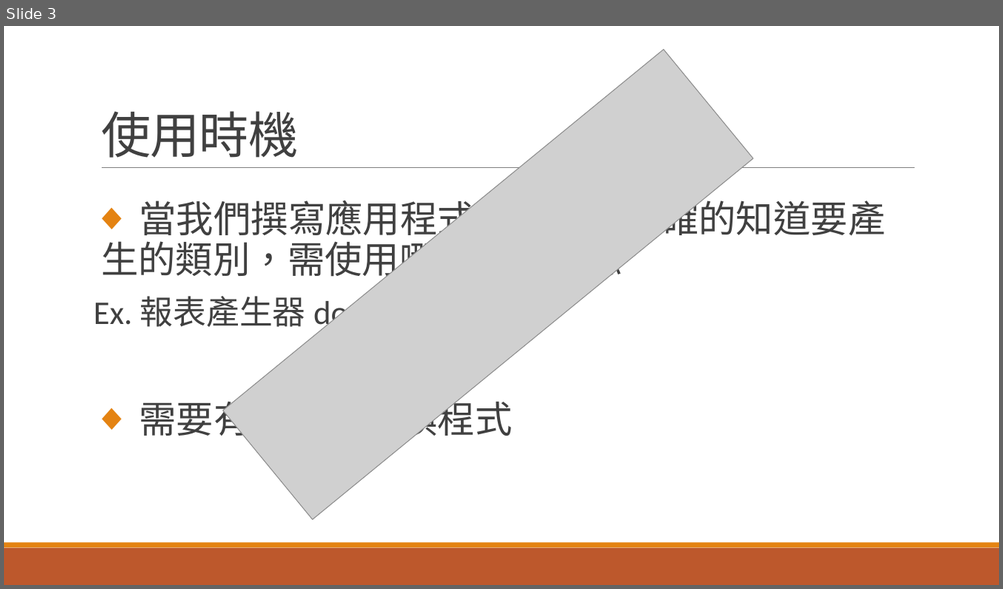
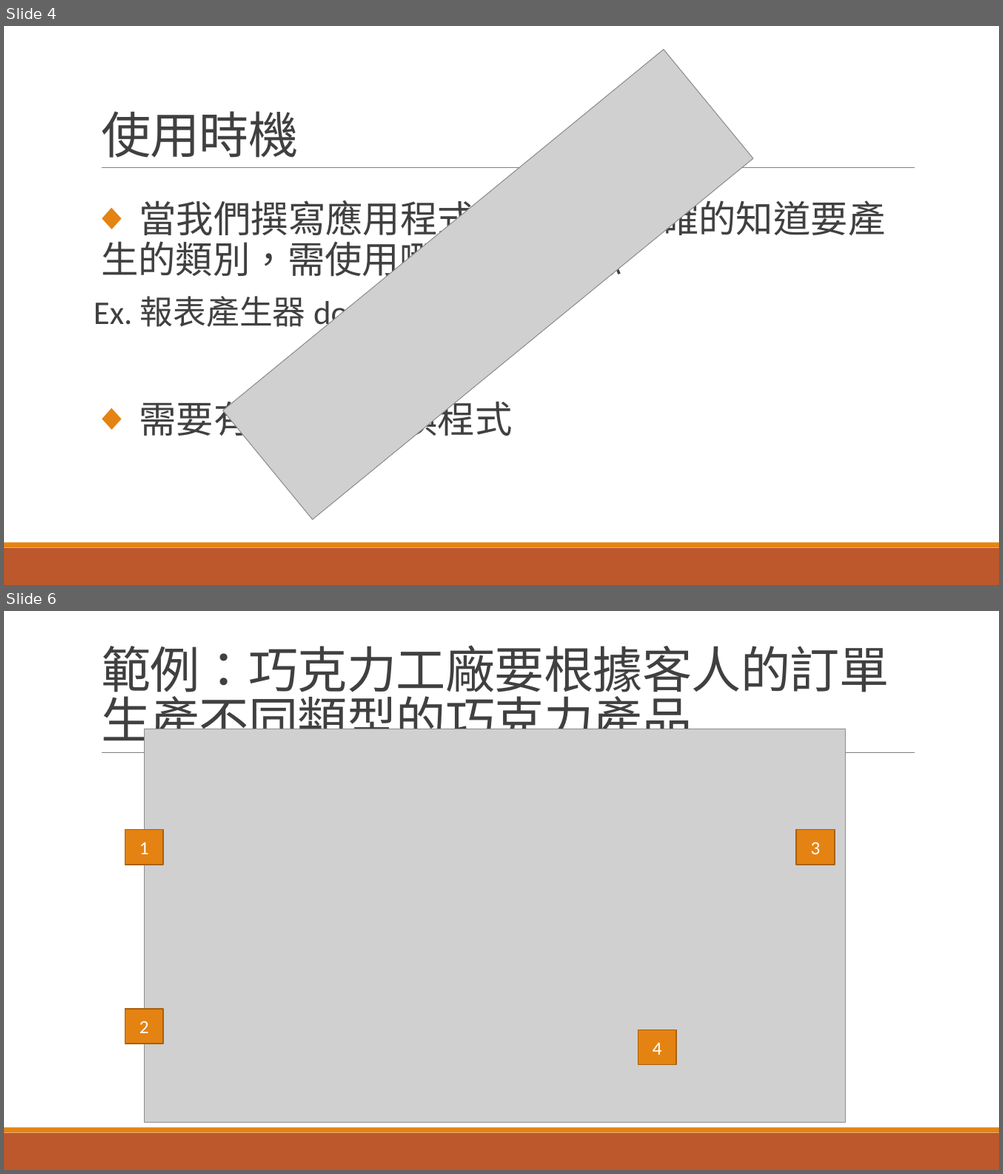
Before and after one commit to NCNU-OpenSource/1041-SE-Team2, a slide deck: factorypattern.pptx. Shown one above the other, each under a label of ours: slide 3 before the commit, slides 4 and 6 after it; the slides between them are not shown. The pictures are 1003x589 and 1003x1174 pixels, drawn with LibreOffice and Linux fonts; fonts in the diff are those of the drawing; grey boxes stand for pictures. Boxes give left, top, right and bottom in pixels: in the first picture for what was removed or moved away, otherwise in the second. Text is boxed around its words. In the diff, an @@ line names an element or a change of style, - is before the commit and + after.

```diff
--- a/factorypattern.pptx
+++ b/factorypattern.pptx
@@ slide 6 added at box(4, 611, 999, 1170), background #FFFFFF; not listed: 3 template elements that a slide beside it also shows @@
@@ title added at box(101, 645, 888, 751), 48 pt, text #404040 @@
+範例：巧克力工廠要根據客人的訂單生產不同類型的巧克力產品
@@ picture added at box(145, 729, 845, 1123) @@
@@ rectangle added at box(125, 829, 163, 865), fill #E48312, outline #A9610D 1.25 pt, 18 pt, text #FFFFFF @@
+1
@@ rectangle added at box(797, 829, 834, 865), fill #E48312, outline #A9610D 1.25 pt, 18 pt, text #FFFFFF @@
+3
@@ rectangle added at box(125, 1009, 163, 1045), fill #E48312, outline #A9610D 1.25 pt, 18 pt, text #FFFFFF @@
+2
@@ rectangle added at box(638, 1031, 676, 1065), fill #E48312, outline #A9610D 1.25 pt, 18 pt, text #FFFFFF @@
+4
@@ what was slide 3 is now slide 4 @@
```
Also in this commit, not shown: 8 other slides added, 1 slide removed.
